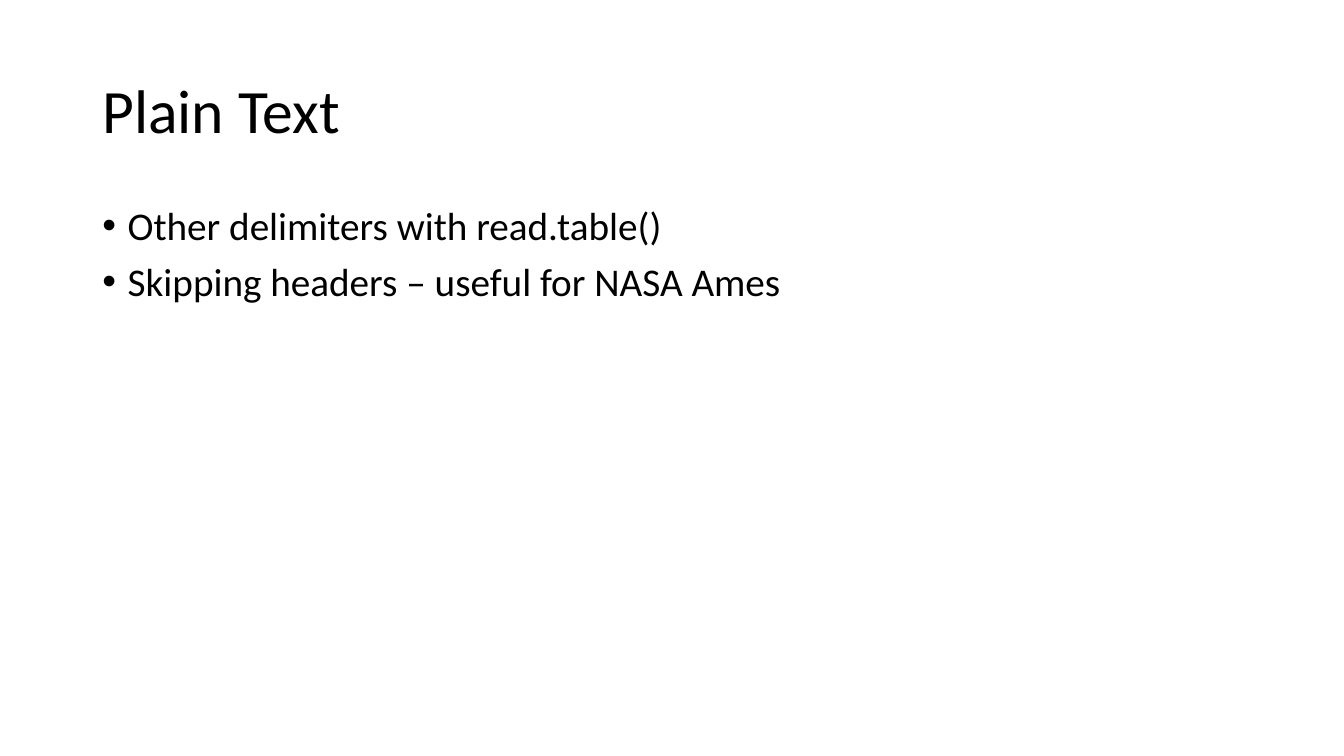
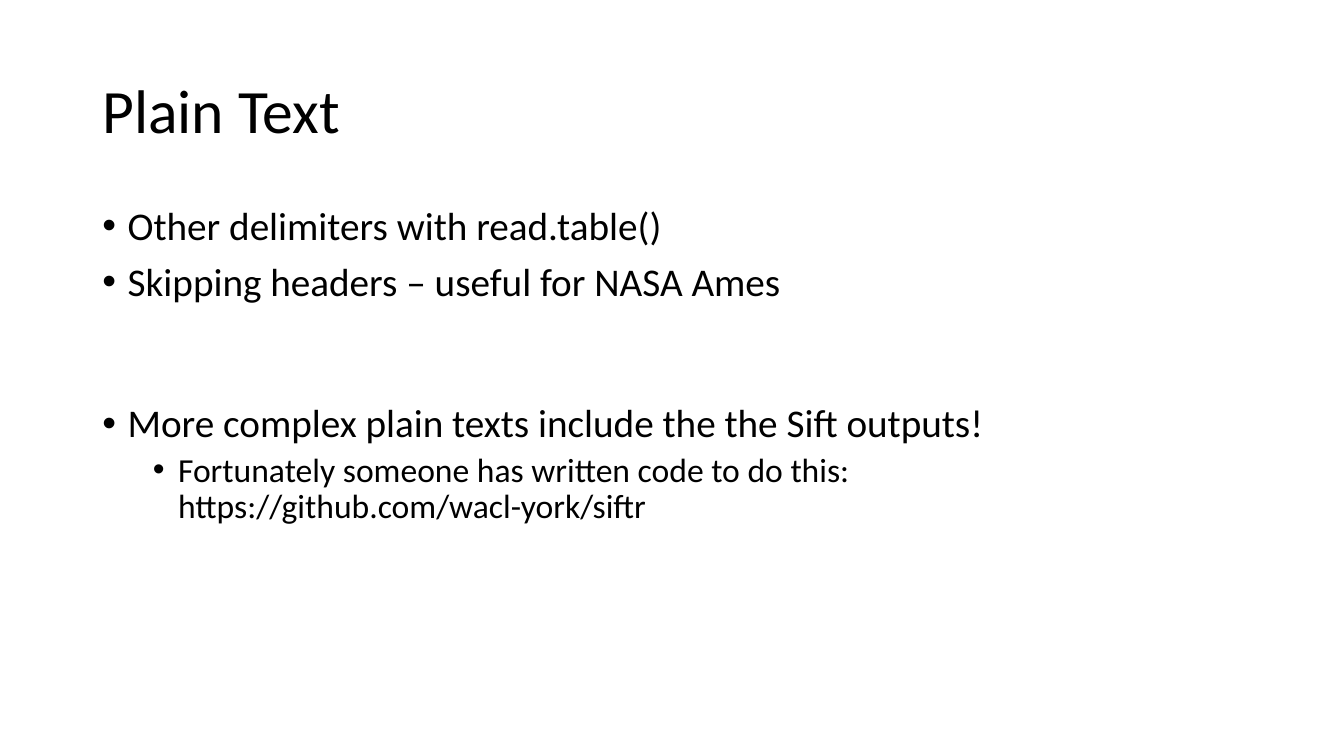
Before and after one commit to lidiaalfanti/r-course, a slide deck: slide 16 of courses/r-intro/docs/Intro to R 2023_day2.pptx. Drawn at 1344x756 pixels with LibreOffice and Linux fonts; fonts in the diff are those of the drawing. Boxes give left, top, right and bottom in pixels: in the first picture for what was removed or moved away, otherwise in the second. Text is boxed around its words. In the diff, an @@ line names an element or a change of style, - is before the commit and + after.

Commit message:
Add link to siftr

```diff
--- a/courses/r-intro/docs/Intro to R 2023_day2.pptx
+++ b/courses/r-intro/docs/Intro to R 2023_day2.pptx
@@ text at [128,409,984,524]: paragraphs added @@
+• More complex plain texts include the the Sift outputs!
+  • Fortunately someone has written code to do this:
+    https://github.com/wacl-york/siftr
```
